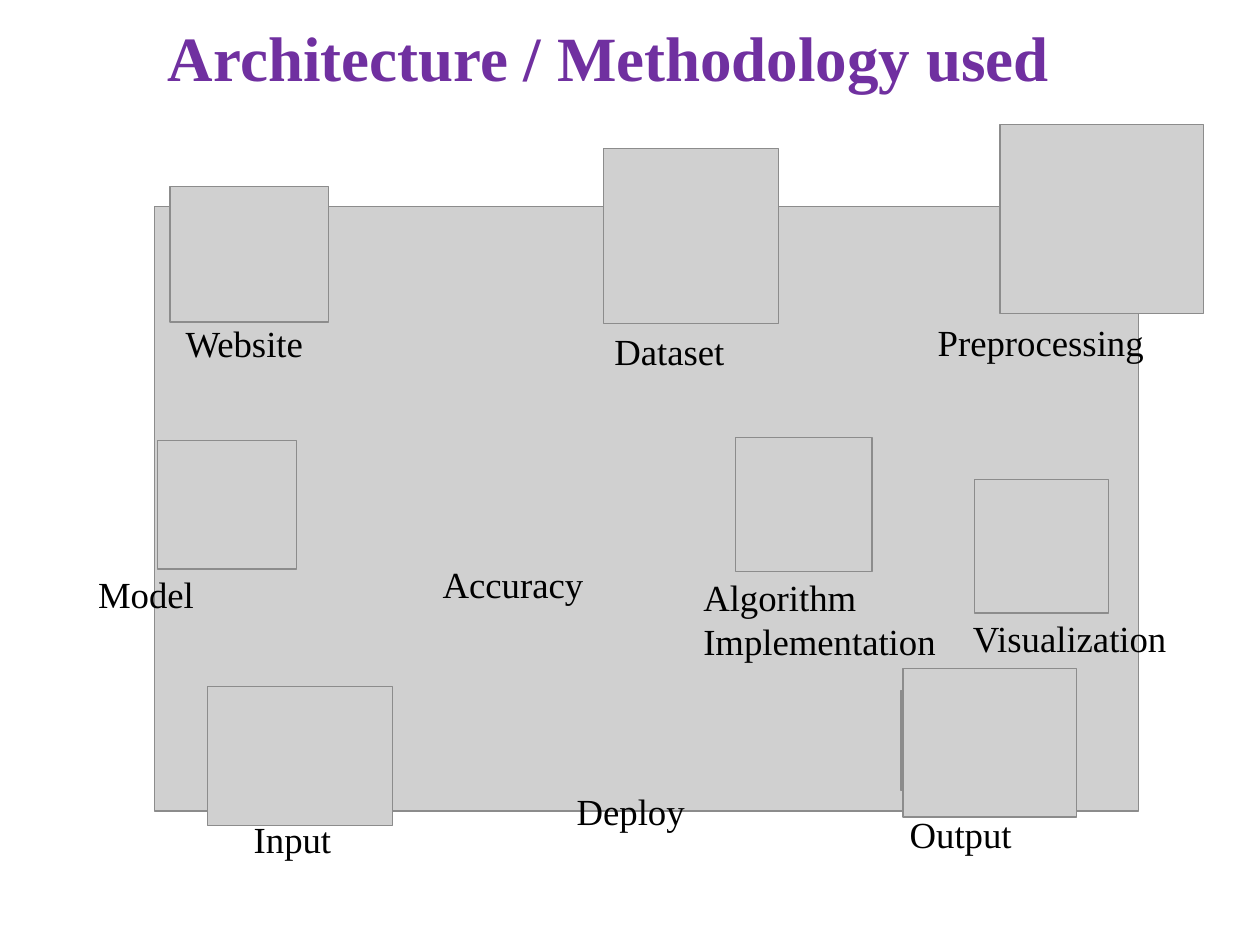
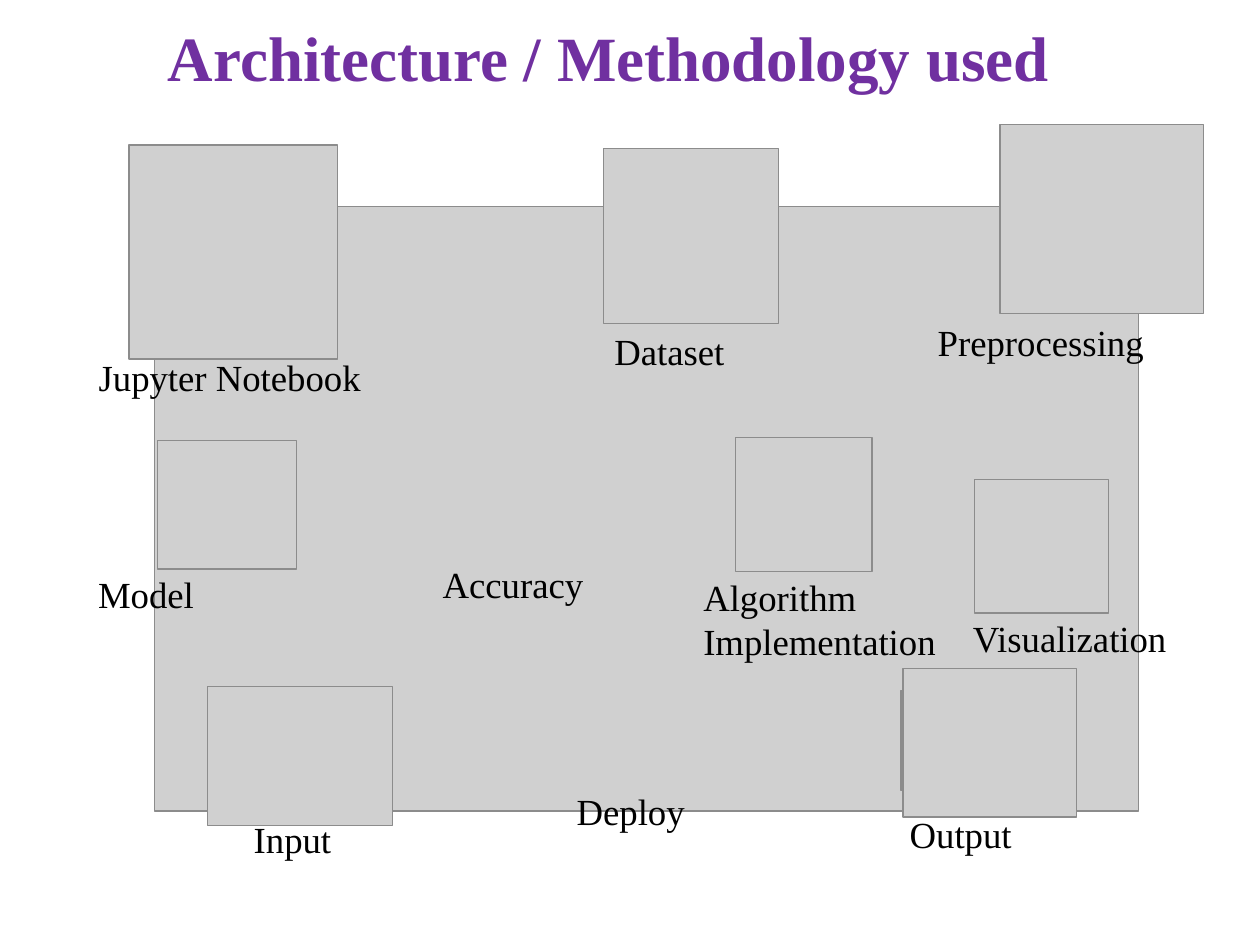
Before and after one commit to thariniabhi/Automated-Depression-Prediction-using-NLP, a slide deck: slide 11 of Documents_batch14/PPT_batch_14.pptx. Drawn at 1260x945 pixels with LibreOffice and Linux fonts; fonts in the diff are those of the drawing; grey boxes stand for pictures. Boxes give left, top, right and bottom in pixels: in the first picture for what was removed or moved away, otherwise in the second. Text is boxed around its words. In the diff, an @@ line names an element or a change of style, - is before the commit and + after.

```diff
--- a/Documents_batch14/PPT_batch_14.pptx
+++ b/Documents_batch14/PPT_batch_14.pptx
@@ picture added at [129, 145, 336, 359] @@
@@ picture removed at [170, 186, 329, 323] @@
@@ text at [99, 363, 361, 399]: text changed @@
-Website
+Jupyter Notebook
```
Also in this commit, not shown: 3 other slides changed.
